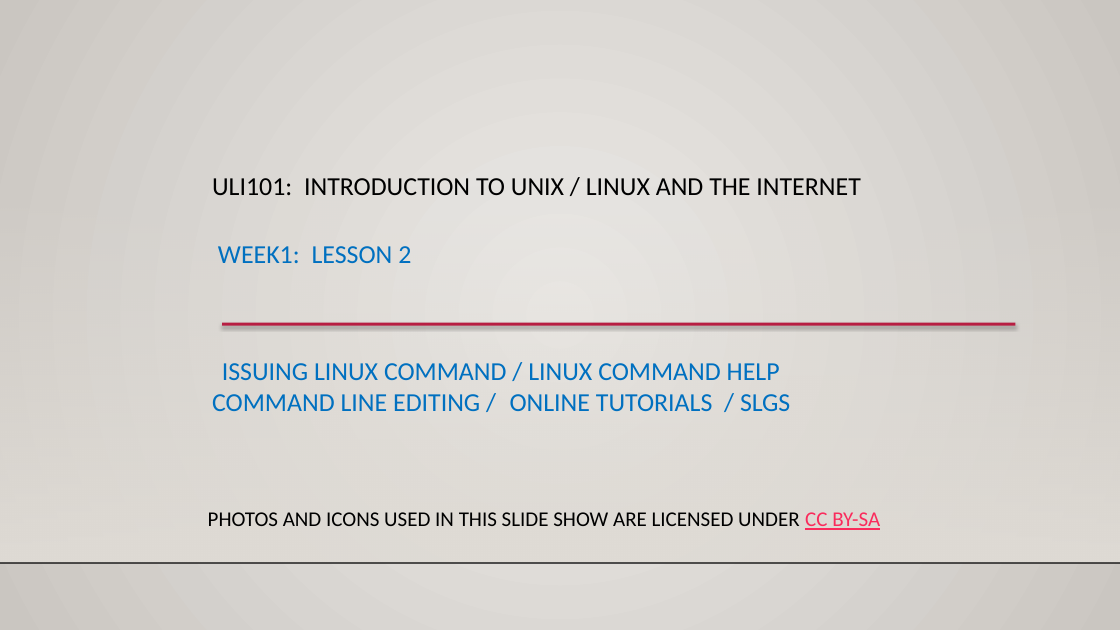
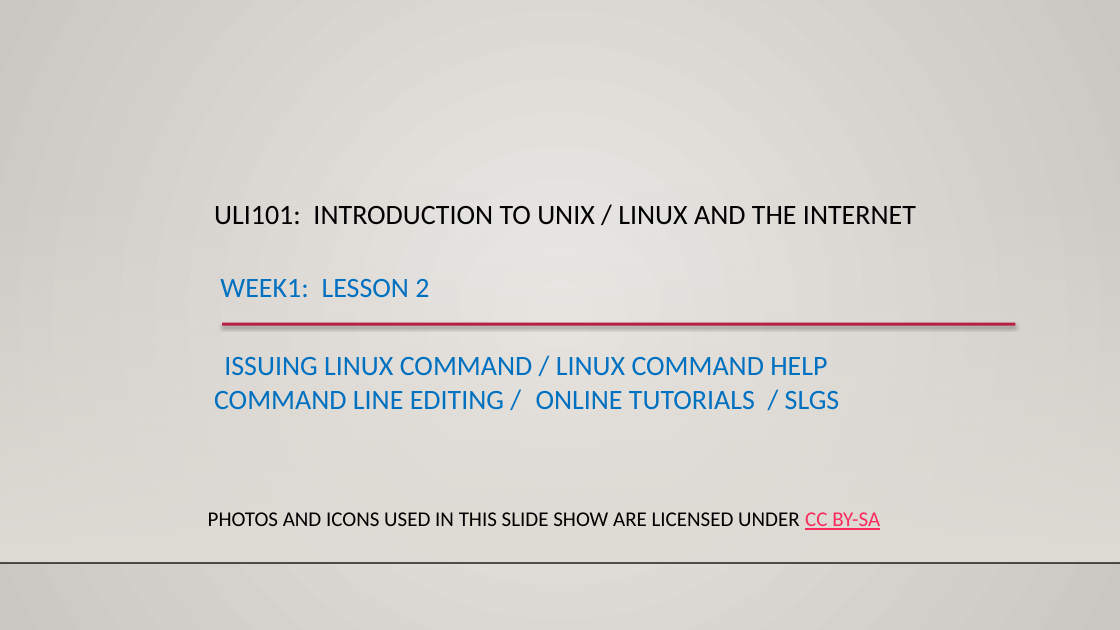
Before and after one commit to ULI101/slides, a slide deck: slide 1 of ULI101-1.2.pptx. Drawn at 1120x630 pixels with LibreOffice and Linux fonts; fonts in the diff are those of the drawing; background and template pictures are left out. Boxes give left, top, right and bottom in pixels: in the first picture for what was removed or moved away, otherwise in the second. Text is boxed around its words. In the diff, an @@ line names an element or a change of style, - is before the commit and + after.

Commit message:
Visual tweaks and path update to vi-tutorial.

```diff
--- a/ULI101-1.2.pptx
+++ b/ULI101-1.2.pptx
@@ text "ULI101: INTRODUCTION TO UNIX / ..." moved from (x1=212, y1=178, x2=860, y2=411) to (x1=214, y1=206, x2=916, y2=409) @@
@@ text "ULI101: INTRODUCTION TO UNIX / ..." at (x1=214, y1=206, x2=916, y2=409): size 22.2 to 24 pt @@
```
Also in this commit, not shown: 8 other slides changed, 6 other files.
